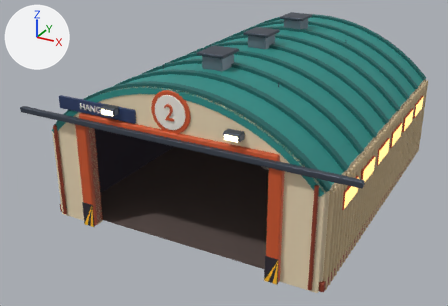
A saved change to the glTF model art/models/dune_hangar.glb.
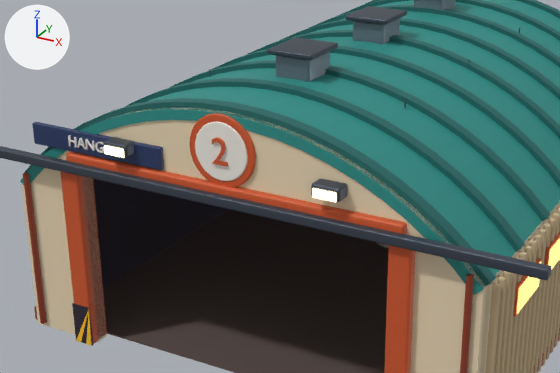
Each version is shown whole from a 50 mm camera at (17.9, -37.8, 20.3) aimed at (-1.4, -2.7, 2.7), then close up on the part from 9% to 83% of the width and 8% to 80% of the height. The lights are fixed; the arrows at upper left show +X, +Y and +Z. The last two pictures show the newer version. Vertices at exactly the same position are counted once.

Script lines for the objects in view, before the commit:
```python
me_hangar = bpy.data.meshes.new('Hangar')
me_hangar.from_pydata(...)  # 6147 vertices, 11590 faces; spans x -11.0..11.0, y -11.8..11.3, z 0.0..11.0
me_hangar.materials.append(mat_hangarwall)  # beige #ead8b6
me_hangar.materials.append(mat_hangarwalldark)  # beige #c9b48f
me_hangar.materials.append(mat_interior)  # dark grey #2a2230
me_hangar.materials.append(mat_rustdark)  # brown #8f3a22
me_hangar.materials.append(mat_rust)  # orange #d0582c
me_hangar.materials.append(mat_hangarwindow)  # orange #ffcf7a, glowing orange #ffcf7a
me_hangar.materials.append(mat_hangarroof)  # cyan #2b8f88
me_hangar.materials.append(mat_hangarrib)  # dark cyan #1e6764
me_hangar.materials.append(mat_steel)  # grey #7f8a96
me_hangar.materials.append(mat_steeldark)  # greyish blue #454d5a
me_hangar.materials.append(mat_hazarddark)  # dark grey #2b2530
me_hangar.materials.append(mat_hazard)  # yellow #ffc21f
me_hangar.materials.append(mat_hangarlamp)  # beige #fff0c0, glowing beige #fff0c0
me_hangar.materials.append(mat_hull)  # white #f3efe6
me_hangar.materials.append(mat_navy)  # dark blue #283a63
me_hangar.materials.append(mat_hangarfloor)  # brown #5a4c48
me_hangar.materials.append(mat_teal)  # cyan #21a89f
ob_hangar = bpy.data.objects.new('Hangar', me_hangar)
ob_hangar.location = (0.0, 0.0, 0.0)
```
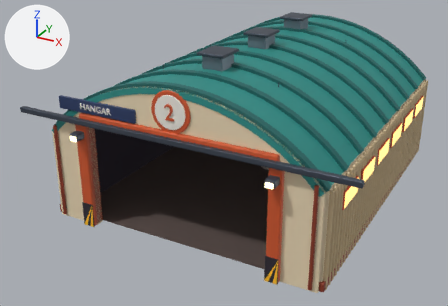
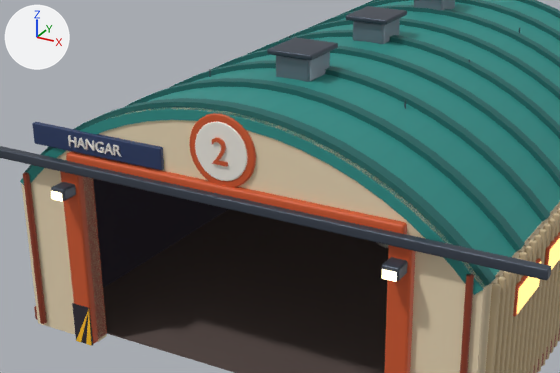
Changed parts and their boxes [x1, y1, x2, y2] in the close-ups (560 x 373 px; the box of a moved part takes in the faces that stretch with it):
part 1 of me_hangar, moved or reshaped: before [103, 137, 135, 158]; after [51, 182, 76, 201]
part 2 of me_hangar, moved or reshaped: before [311, 179, 348, 202]; after [381, 257, 408, 281]
part 3 of me_hangar, moved or reshaped: before [104, 145, 125, 158]; after [51, 191, 63, 202]
part 4 of me_hangar, moved or reshaped: before [312, 188, 337, 202]; after [382, 269, 397, 282]

The edits, one by one:
me_hangar is used by ob_hangar; location (0.0, 0.0, 0.0).
me_hangar had 6147 vertices, 11590 faces and spanned x -11.0..11.0, y -11.8..11.3, z 0.0..11.0.
me_hangar now has 6147 vertices, 11590 faces and spans x -11.0..11.0, y -12.2..11.3, z 0.0..11.0.
me_hangar part 1: the loose piece of 56 vertices spanning x -4.5..-3.5, y -11.8..-11.2, z 8.0..8.5 is scaled about its middle by (0.562, 1.19, 1), then moved by (-2.4, -0.4, -1.9).
me_hangar part 2: the loose piece of 56 vertices spanning x 3.5..4.5, y -11.8..-11.2, z 8.0..8.5 is scaled about its middle by (0.562, 1.19, 1), then moved by (2.4, -0.4, -1.9).
me_hangar part 3: the loose piece of 8 vertices spanning x -4.4..-3.6, y -11.8, z 8.1..8.3 is scaled about its middle by (0.575, 1, 1), then moved by (-2.4, -0.4, -1.9).
me_hangar part 4: the loose piece of 8 vertices spanning x 3.6..4.4, y -11.8, z 8.1..8.3 is scaled about its middle by (0.575, 1, 1), then moved by (2.4, -0.4, -1.9).
